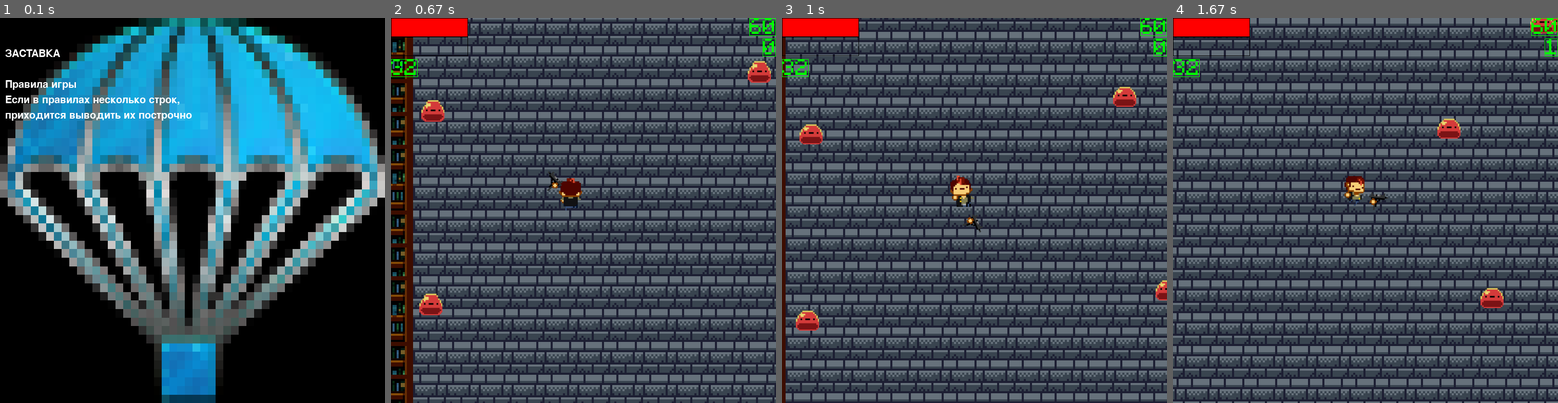
Above: before the commit, frames 1-4 (left to right).
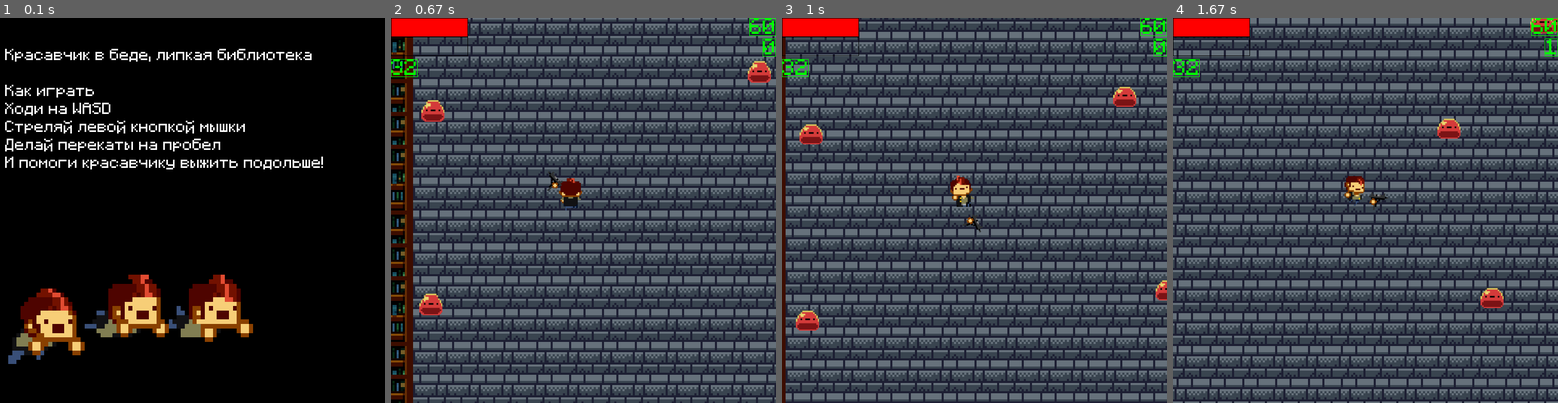
Above: after the commit, the same moments.

Repository: Alexhappytim/PyGame_YAndex
Game: pygame game, started from main.py
The game is run twice, just before and just after one commit, with the same random seed, the same clock (stepped at 60 frames per second) and the same inputs.
Inputs (mouse positions are in pixels of both pictures, inside the frame that each line leads up to):
- Up to frame 1 (0.1 s): no input
- Up to frame 2 (0.67 s): hold D from 0.33 s (still down)
- Up to frame 3 (1 s): release D at 0.8 s; hold W from 0.83 s (still down); move the mouse to (959, 229) at 0.87 s
- Up to frame 4 (1.67 s): release W at 1.13 s; hold D 1.17-1.63 s; move the mouse to (1488, 198) at 1.2 s

The runs differ from the first frame. In frame 1, 55% of the frame differs, in the area x 0-100%, y 0-100%; in frame 2, nothing differs; in frame 3, nothing differs; in frame 4, nothing differs.

Commit message:
parodia na zastavku

Diff:
--- a/strart_screen.py
+++ b/strart_screen.py
@@ -8,14 +8,16 @@
 
 
 def start_screen():
-    intro_text = ["ЗАСТАВКА", "",
-                  "Правила игры",
-                  "Если в правилах несколько строк,",
-                  "приходится выводить их построчно"]
+    intro_text = ["Красавчик в беде, липкая библиотека", "",
+                  "Как играть",
+                  "Ходи на WASD",
+                  "Стреляй левой кнопкой мышки",
+                  "Делай перекаты на пробел",
+                  "И помоги красавчику выжить подольше!"]
 
-    fon = pygame.transform.scale(load_image('decoration/pt.png'), (width, height))
-    screen.blit(fon, (0, 0))
-    font = pygame.font.Font(None, 30)
+    fon = pygame.transform.scale(load_image('background.png'), (500,200))
+    screen.blit(fon, (0, 500))
+    font = pygame.font.Font("data/pix_font.ttf", 25)
     text_coord = 50
     for line in intro_text:
         string_rendered = font.render(line, 1, pygame.Color('white'))
Binary file added: data/background.png
